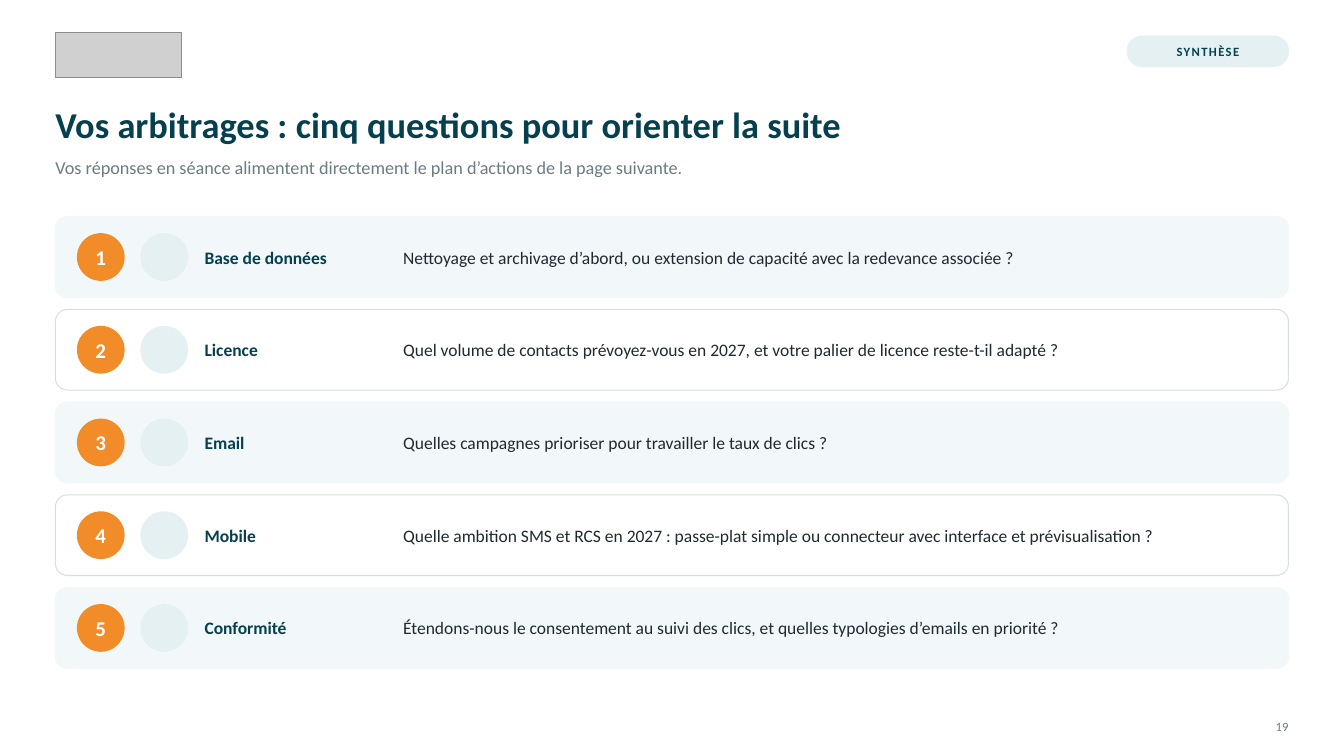
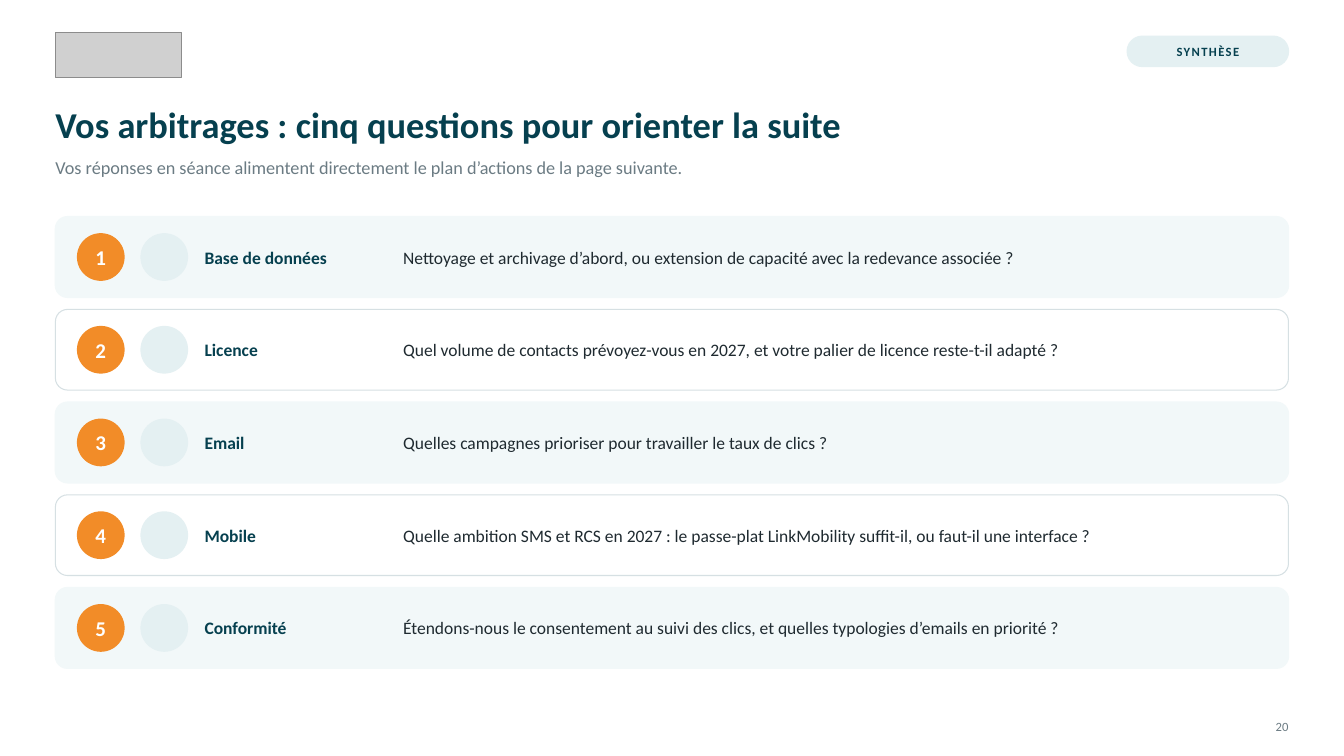
Before and after one commit to UPASCO/IqraQuest, a slide deck: slide 20 of presentations/COPIL_Viasante_2026-09-14/COPIL_Selligent_Mutuelle_Viasante_14092026_v5.pptx (slide 19 before the commit). Drawn at 1344x756 pixels with LibreOffice and Linux fonts; fonts in the diff are those of the drawing; grey boxes stand for pictures; background and template pictures are left out. Boxes give left, top, right and bottom in pixels: in the first picture for what was removed or moved away, otherwise in the second. Text is boxed around its words. In the diff, an @@ line names an element or a change of style, - is before the commit and + after.

```diff
--- a/presentations/COPIL_Viasante_2026-09-14/COPIL_Selligent_Mutuelle_Viasante_14092026_v5.pptx
+++ b/presentations/COPIL_Viasante_2026-09-14/COPIL_Selligent_Mutuelle_Viasante_14092026_v5.pptx
@@ text at box(403, 530, 1078, 545): text changed @@
-Quelle ambition SMS et RCS en 2027 : passe-plat simple ou connecteur avec interface et prévisualisation ?
+Quelle ambition SMS et RCS en 2027 : le passe-plat LinkMobility suffit-il, ou faut-il une interface ?
@@ text at box(1276, 723, 1289, 731): text changed @@
-19
+20
```
Also in this commit, not shown: 8 other slides changed, 1 slide added, 3 other files.
